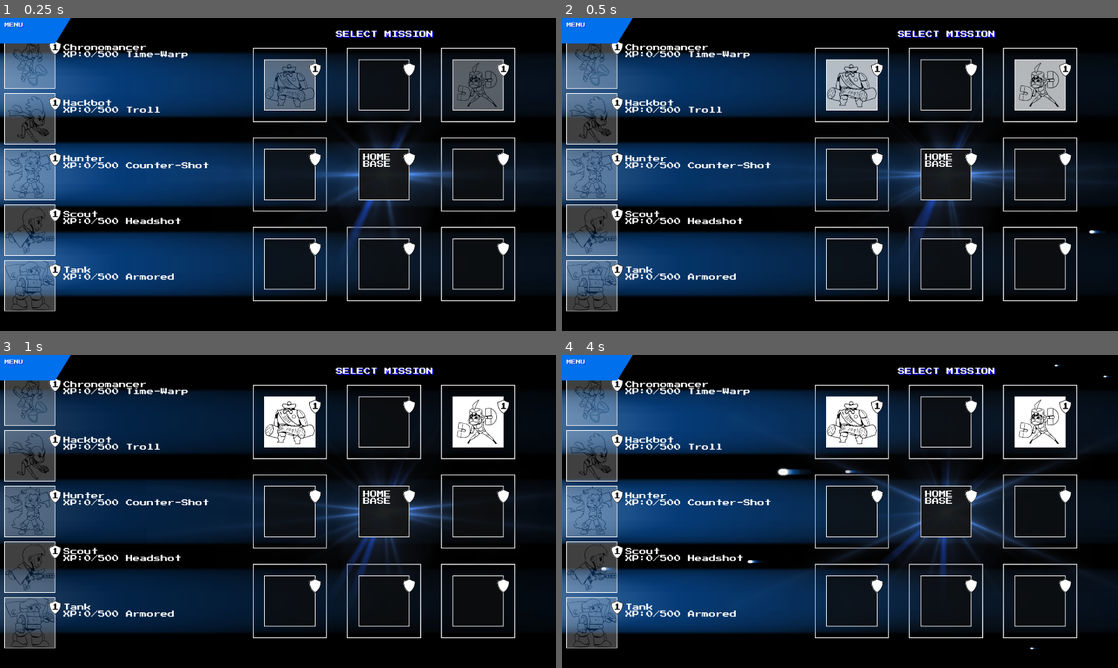
Above: before the commit, frames 1-4 (two rows, left to right).
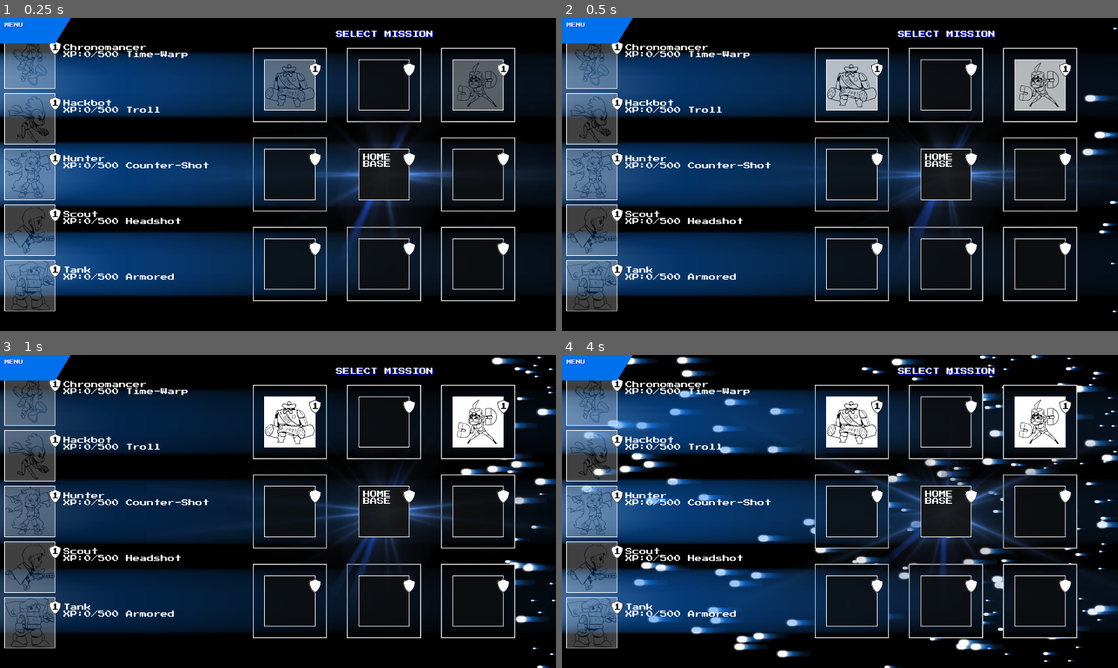
Above: after the commit, the same moments.

Repository: sveinjo/robot-rumble
Game: Godot game, scene res://scenes/fight_room.tscn
Same seed, same stepped clock (60 frames per second), same inputs: the game is played once before the commit and once after it. This scene is started directly instead of the project's main scene. Sound files missing from this copy of the repository are replaced by a short silence.
Inputs (mouse positions are in pixels of both pictures, inside the frame that each line leads up to):
- Up to frame 1 (0.25 s): no input
- Up to frame 2 (0.5 s): no input
- Up to frame 3 (1 s): tap Enter at 0.5 s; move the mouse to (250, 574) at 0.52 s; hold W from 0.53 s (still down); tap Delete at 0.6 s; click (250, 574) at 0.67 s
- Up to frame 4 (4 s): move the mouse to (1006, 558) at 1.27 s; tap Q at 1.35 s; move the mouse to (673, 464) at 2.02 s; release W at 2.03 s; hold E 2.03-2.78 s; hold A 2.03-3.53 s; move the mouse to (867, 511) at 2.77 s; tap Delete at 2.85 s; click (867, 511) at 2.92 s; move the mouse to (756, 433) at 3.52 s; hold S from 3.53 s (still down); hold Q from 3.53 s (still down)

Frame 1 is identical in both runs. In frame 2, 0.4% of the frame differs, in the area x 93-100%, y 2-95%; in frame 3, 1.3%; in frame 4, 6.6%, in the area x 3-100%, y 0-100%.
Error before the commit: Out of bounds get index '0' (on base: 'Array[int]') (res://scripts/fight_room.gd:138)
Error after the commit: Out of bounds get index '0' (on base: 'Array[int]') (res://scripts/fight_room.gd:149)

Commit message:
Tweaked stars for fight screen.

Diff:
--- a/diagame/scenes/fight_room.tscn
+++ b/diagame/scenes/fight_room.tscn
@@ -6,7 +6,10 @@
 [node name="FightRoom" type="Node2D"]
 script = ExtResource("1_script")
 
-[node name="Background" type="Sprite2D" parent="."]
+[node name="BackgroundLayer" type="CanvasLayer" parent="."]
+layer = -10
+
+[node name="Background" type="Sprite2D" parent="BackgroundLayer"]
 position = Vector2(960, 540)
 texture = ExtResource("2_bg")
 centered = true
--- a/diagame/scenes/particle_star1.tscn
+++ b/diagame/scenes/particle_star1.tscn
@@ -7,4 +7,4 @@
 z_index = -100
 texture = ExtResource("1")
 script = ExtResource("2")
-speed_multiplier = 6
+speed_multiplier = 4
--- a/diagame/scenes/particle_star2.tscn
+++ b/diagame/scenes/particle_star2.tscn
@@ -7,4 +7,4 @@
 z_index = -100
 texture = ExtResource("1")
 script = ExtResource("2")
-speed_multiplier = 4
+speed_multiplier = 2
--- a/diagame/scenes/particle_star3.tscn
+++ b/diagame/scenes/particle_star3.tscn
@@ -7,4 +7,4 @@
 z_index = -100
 texture = ExtResource("1")
 script = ExtResource("2")
-speed_multiplier = 2
+speed_multiplier = 1
--- a/diagame/scripts/fight_room.gd
+++ b/diagame/scripts/fight_room.gd
@@ -4,19 +4,24 @@
 const CARD_SIZE := Vector2(176, 176)
 const LEFT_X: Array[int] = [0, 730, 506, 282]
 const RIGHT_X: Array[int] = [0, 1014, 1238, 1462]
+const COMBAT_CENTER_SHIFT := 88.0
 const FIGHT_Y := 452.0
 const REWARD_Y := 652.0
 const RETURN_BUTTON_POS := Vector2(1563, 761)
-const RETURN_BUTTON_SIZE := Vector2(176, 88)
+const RETURN_BUTTON_SIZE := CARD_SIZE
 const TITLE_POS := Vector2(1160, 44)
 const START_DELAY := 40.0 / 60.0
 const IMPACT_DELAY := 20.0 / 60.0
 const CHAIN_DELAY := 60.0 / 60.0
-const VICTORY_POST_DELAY := 80.0 / 60.0
+const GROUP_FADE_DELAY := 20.0 / 60.0
+const VICTORY_POST_DELAY := 60.0 / 60.0
+
+@export var show_star_debug_counts: bool = true
 
 var arcade_font: Font
 var frame_texture: Texture2D
 var flare_texture: Texture2D
+var next_button_texture: Texture2D
 var hero_textures: Dictionary = {}
 var enemy_textures: Dictionary = {}
 
@@ -42,6 +47,8 @@
 var pending_hit: bool = false
 var pending_attack_from_left: bool = true
 var pending_target_index: int = -1
+var motion_step_accumulator: float = 0.0
+var group_fade_timer: float = 0.0
 
 func _ready():
 	randomize()
@@ -49,10 +56,12 @@
 	arcade_font = Global.arcade_font if Global.arcade_font else load("res://assets/fonts/PressStart2P-Regular.ttf")
 	frame_texture = load("res://assets/sprites/Frame_0.png")
 	flare_texture = load("res://assets/sprites/Flare.png")
+	next_button_texture = load("res://assets/sprites/Next_0.png")
 
 	_load_mission_state()
 	_build_fighter_lines()
 	_setup_ambient_fx()
+	Global.set_starfield_spawn_interval(1.0 / 60.0)
 	_update_layout_to_viewport()
 
 	# Match GM flow: determine win/loss right after entering fight room.
@@ -69,6 +78,7 @@
 	hit_timer = 0.0
 	post_victory_timer = 0.0
 	pending_hit = false
+	group_fade_timer = 0.0
 	battle_started = true
 	queue_redraw()
 
@@ -122,14 +132,15 @@
 			hero_textures[hero_id] = load(str(hero.get("texture_path", "")))
 		left_fighters.append({
 			"hero_id": hero_id,
-			"base": Vector2(LEFT_X[i + 1], FIGHT_Y),
-			"pos": Vector2(LEFT_X[i + 1], FIGHT_Y),
+			"base": Vector2(LEFT_X[i + 1] + COMBAT_CENTER_SHIFT, FIGHT_Y),
+			"pos": Vector2(LEFT_X[i + 1] + COMBAT_CENTER_SHIFT, FIGHT_Y),
 			"alpha": 1.0,
 			"fade": false,
 			"jump": false,
-			"jump_t": 0.0,
-			"dash_t": 0.0,
-			"dashing": false,
+			"hspd": 0.0,
+			"vspd": 0.0,
+			"is_attacking": false,
+			"attack_dir": 1,
 			"visible": true,
 			"tex": hero_textures.get(hero_id, null)
 		})
@@ -144,30 +155,20 @@
 			enemy_textures[enemy_id] = load(str(enemy.get("texture_path", "")))
 		right_fighters.append({
 			"enemy_id": enemy_id,
-			"base": Vector2(RIGHT_X[i + 1], FIGHT_Y),
-			"pos": Vector2(RIGHT_X[i + 1], FIGHT_Y),
+			"base": Vector2(RIGHT_X[i + 1] + COMBAT_CENTER_SHIFT, FIGHT_Y),
+			"pos": Vector2(RIGHT_X[i + 1] + COMBAT_CENTER_SHIFT, FIGHT_Y),
 			"alpha": 1.0,
 			"fade": false,
-			"dash_t": 0.0,
-			"dashing": false,
+			"hspd": 0.0,
+			"is_attacking": false,
+			"attack_dir": -1,
 			"visible": true,
 			"tex": enemy_textures.get(enemy_id, null)
 		})
 
 func _setup_ambient_fx():
-	var marker := Sprite2D.new()
-	marker.position = Vector2(1651, 849)
-	marker.texture = flare_texture
-	marker.script = load("res://scripts/marker.gd")
-	marker.z_index = 20
-	add_child(marker)
-
-	var marker2 := Sprite2D.new()
-	marker2.position = Vector2(1651, 849)
-	marker2.texture = flare_texture
-	marker2.script = load("res://scripts/marker2.gd")
-	marker2.z_index = 20
-	add_child(marker2)
+	# GameMaker fight room had marker spawns commented out; keep this screen clean.
+	pass
 
 func _update_layout_to_viewport():
 	var viewport_size: Vector2 = get_viewport_rect().size
@@ -184,58 +185,89 @@
 
 func _update_starfield_state(_delta: float):
 	# Keep fight-room acceleration effect while shared manager handles actual spawning.
-	Global.star_speed = min(14.0, Global.star_speed * 1.003)
-	Global.star_size = min(10.0, Global.star_size * 1.003)
+	if Global.star_speed < 14.0:
+		Global.star_speed = min(14.0, Global.star_speed * 1.03)
+		Global.star_size = min(10.0, Global.star_size * 1.03)
 
 func _update_fighter_motion(delta: float):
+	motion_step_accumulator += delta * 60.0
+	var steps_to_run := mini(int(motion_step_accumulator), 8)
+	if steps_to_run <= 0:
+		return
+	motion_step_accumulator -= float(steps_to_run)
+
+	for _step in range(steps_to_run):
+		_simulate_fighter_motion_step()
+
+func _simulate_fighter_motion_step():
 	for i in range(left_fighters.size()):
 		var f: Dictionary = left_fighters[i]
-		if bool(f.get("dashing", false)):
-			var t: float = float(f.get("dash_t", 0.0)) + (delta * 4.0)
-			if t >= 1.0:
-				t = 0.0
-				f["dashing"] = false
-				f["pos"] = f["base"]
-			else:
-				var base: Vector2 = f["base"]
-				var peak: Vector2 = base + Vector2(120.0, 0.0)
-				if t < 0.5:
-					f["pos"] = base.lerp(peak, t * 2.0)
-				else:
-					f["pos"] = peak.lerp(base, (t - 0.5) * 2.0)
-			f["dash_t"] = t
+		if bool(f.get("is_attacking", false)):
+			_simulate_horizontal_bump(f)
 		if bool(f.get("jump", false)):
-			var jt: float = float(f.get("jump_t", 0.0)) + (delta * 2.8)
-			var b: Vector2 = f["base"]
-			f["pos"] = b + Vector2(0.0, -abs(sin(jt * PI * 2.0)) * 28.0)
-			f["jump_t"] = jt
+			_simulate_vertical_jump(f)
 		if bool(f.get("fade", false)):
-			f["alpha"] = max(0.0, float(f.get("alpha", 1.0)) - (delta * 1.5))
+			f["alpha"] = max(0.0, float(f.get("alpha", 1.0)) - 0.025)
 			if float(f["alpha"]) <= 0.0:
 				f["visible"] = false
 		left_fighters[i] = f
 
 	for i in range(right_fighters.size()):
 		var f2: Dictionary = right_fighters[i]
-		if bool(f2.get("dashing", false)):
-			var t2: float = float(f2.get("dash_t", 0.0)) + (delta * 4.0)
-			if t2 >= 1.0:
-				t2 = 0.0
-				f2["dashing"] = false
-				f2["pos"] = f2["base"]
-			else:
-				var b2: Vector2 = f2["base"]
-				var peak2: Vector2 = b2 + Vector2(-120.0, 0.0)
-				if t2 < 0.5:
-					f2["pos"] = b2.lerp(peak2, t2 * 2.0)
-				else:
-					f2["pos"] = peak2.lerp(b2, (t2 - 0.5) * 2.0)
-			f2["dash_t"] = t2
+		if bool(f2.get("is_attacking", false)):
+			_simulate_horizontal_bump(f2)
 		if bool(f2.get("fade", false)):
-			f2["alpha"] = max(0.0, float(f2.get("alpha", 1.0)) - (delta * 1.5))
+			f2["alpha"] = max(0.0, float(f2.get("alpha", 1.0)) - 0.025)
 			if float(f2["alpha"]) <= 0.0:
 				f2["visible"] = false
 		right_fighters[i] = f2
+
+func _simulate_horizontal_bump(f: Dictionary):
+	var pos: Vector2 = f["pos"]
+	var base: Vector2 = f["base"]
+	var hspd: float = float(f.get("hspd", 0.0))
+	var attack_dir: int = int(f.get("attack_dir", 1))
+
+	if not is_equal_approx(pos.x, base.x):
+		hspd += -1.7
+
+	for _px in range(int(abs(hspd))):
+		if attack_dir > 0:
+			if is_equal_approx(pos.x, base.x - 1.0):
+				break
+			pos.x += signf(hspd)
+		else:
+			if is_equal_approx(pos.x, base.x + 1.0):
+				break
+			pos.x -= signf(hspd)
+
+	f["hspd"] = hspd
+	f["pos"] = pos
+
+	if absf(pos.x - base.x) <= 1.0 and hspd <= 0.0:
+		f["pos"] = base
+		f["hspd"] = 0.0
+		f["is_attacking"] = false
+
+func _simulate_vertical_jump(f: Dictionary):
+	var pos: Vector2 = f["pos"]
+	var base: Vector2 = f["base"]
+	var vspd: float = float(f.get("vspd", 0.0))
+
+	if not is_equal_approx(pos.y, base.y):
+		vspd += 0.5
+	else:
+		vspd = -10.0
+
+	for _py in range(int(abs(vspd))):
+		if is_equal_approx(pos.y, base.y + 1.0):
+			vspd = 0.0
+			pos.y = base.y
+			break
+		pos.y += signf(vspd)
+
+	f["vspd"] = vspd
+	f["pos"] = pos
 
 func _update_battle_timeline(delta: float):
 	if not battle_started or battle_finished:
@@ -260,6 +292,20 @@
 		pending_hit = false
 		return
 
+	if group_fade_timer > 0.0:
+		group_fade_timer -= delta
+		if group_fade_timer <= 0.0:
+			for i in range(right_fighters.size()):
+				var target: Dictionary = right_fighters[i]
+				if bool(target.get("visible", true)):
+					target["fade"] = true
+					right_fighters[i] = target
+			enemies_left = 0
+			return_visible = true
+			battle_finished = true
+			post_victory_timer = VICTORY_POST_DELAY
+		return
+
 	action_timer -= delta
 	if action_timer > 0.0:
 		return
@@ -274,8 +320,9 @@
 	if strike_index < left_fighters.size() and strike_index < right_fighters.size():
 		var attacker: Dictionary = left_fighters[strike_index]
 		if bool(attacker.get("visible", true)):
-			attacker["dashing"] = true
-			attacker["dash_t"] = 0.0
+			attacker["is_attacking"] = true
+			attacker["hspd"] = 20.0
+			attacker["attack_dir"] = 1
 			left_fighters[strike_index] = attacker
 		pending_hit = true
 		hit_timer = IMPACT_DELAY
@@ -284,12 +331,10 @@
 		return
 
 	if enemies_left > 0:
-		for i in range(right_fighters.size()):
-			var target: Dictionary = right_fighters[i]
-			if bool(target.get("visible", true)):
-				target["fade"] = true
-				right_fighters[i] = target
-		enemies_left = 0
+		# GameMaker alarm[9] branch: delayed group fade after final strike.
+		group_fade_timer = GROUP_FADE_DELAY
+		return
+
 	return_visible = true
 	battle_finished = true
 	post_victory_timer = VICTORY_POST_DELAY
@@ -300,8 +345,9 @@
 	if strike_index < right_fighters.size() and strike_index < left_fighters.size():
 		var attacker: Dictionary = right_fighters[strike_index]
 		if bool(attacker.get("visible", true)):
-			attacker["dashing"] = true
-			attacker["dash_t"] = 0.0
+			attacker["is_attacking"] = true
+			attacker["hspd"] = 20.0
+			attacker["attack_dir"] = -1
 			right_fighters[strike_index] = attacker
 		pending_hit = true
 		hit_timer = IMPACT_DELAY
@@ -390,6 +436,7 @@
 	_draw_lines()
 	_draw_return_button()
 	_draw_result_banner()
+	_draw_star_debug_counts()
 
 func _draw_title():
 	if arcade_font == null:
@@ -412,11 +459,10 @@
 			draw_texture_rect(frame_texture, rect, false, Color(1, 1, 1, float(f.get("alpha", 1.0))))
 
 		if reward_visible:
-			var reward_rect := Rect2(Vector2(LEFT_X[i + 1] - CARD_SIZE.x * 0.5, REWARD_Y - CARD_SIZE.y * 0.5), CARD_SIZE)
-			draw_rect(reward_rect, Color(0.08, 0.08, 0.08, 0.85), true)
-			if frame_texture != null:
-				draw_texture_rect(frame_texture, reward_rect, false)
-			draw_string(arcade_font, reward_rect.position + Vector2(12, 96), "%d XP" % xp_reward, HORIZONTAL_ALIGNMENT_LEFT, 140, 18, Color.WHITE)
+			var reward_anchor := Vector2(LEFT_X[i + 1] + COMBAT_CENTER_SHIFT - (CARD_SIZE.x * 0.5), REWARD_Y)
+			var reward_text := "%d XP" % xp_reward
+			draw_string(arcade_font, reward_anchor + Vector2(13, 37), reward_text, HORIZONTAL_ALIGNMENT_LEFT, 176, 24, Color(0, 0, 1))
+			draw_string(arcade_font, reward_anchor + Vector2(10, 34), reward_text, HORIZONTAL_ALIGNMENT_LEFT, 176, 24, Color.WHITE)
 
 	for i2 in range(right_fighters.size()):
 		var e: Dictionary = right_fighters[i2]
@@ -435,10 +481,12 @@
 	if arcade_font == null:
 		return
 	var r := _get_return_button_rect()
-	var bg := Color(0.2, 0.6, 0.25, 0.95) if return_visible else Color(0.2, 0.2, 0.2, 0.6)
-	draw_rect(r, bg, true)
-	draw_rect(r, Color.WHITE, false, 2.0)
-	draw_string(arcade_font, r.position + Vector2(34, 52), "RETURN", HORIZONTAL_ALIGNMENT_LEFT, 130, 18, Color.WHITE)
+	var tint := Color(1, 1, 1, 1.0 if return_visible else 0.65)
+	if next_button_texture != null:
+		draw_texture_rect(next_button_texture, r, false, tint)
+	else:
+		draw_rect(r, Color.WHITE, false, 2.0)
+	draw_string(arcade_font, r.position + Vector2(26, 104), "RETURN", HORIZONTAL_ALIGNMENT_LEFT, 150, 22, Color.WHITE)
 
 func _draw_result_banner():
 	if arcade_font == null:
@@ -453,3 +501,31 @@
 
 func _get_return_button_rect() -> Rect2:
 	return Rect2(RETURN_BUTTON_POS, RETURN_BUTTON_SIZE)
+
+func _draw_star_debug_counts():
+	if not show_star_debug_counts:
+		return
+	if arcade_font == null:
+		return
+	if not Global.has_node("/root/StarfieldManager"):
+		return
+
+	var manager: Node = Global.get_node("/root/StarfieldManager")
+	if not manager.has_method("get_star_type_counts"):
+		return
+
+	var counts: Dictionary = manager.call("get_star_type_counts")
+	var fast: int = int(counts.get("fast", 0))
+	var mid: int = int(counts.get("mid", 0))
+	var slow: int = int(counts.get("slow", 0))
+	var total: int = maxi(1, int(counts.get("total", 0)))
+
+	var info: String = "Stars F/M/S: %d/%d/%d  Ratio: %.2f:%.2f:%.2f" % [
+		fast,
+		mid,
+		slow,
+		float(fast) / total,
+		float(mid) / total,
+		float(slow) / total
+	]
+	draw_string(arcade_font, Vector2(32, 104), info, HORIZONTAL_ALIGNMENT_LEFT, 1200, 16, Color(0.85, 0.95, 1.0, 0.9))
--- a/diagame/scripts/particle_star.gd
+++ b/diagame/scripts/particle_star.gd
@@ -4,9 +4,12 @@
 # Speed multiplier for parallax effect - set per star type
 var speed_multiplier: int = 4
 
+const FIGHT_STAR1_PATH := "res://assets/sprites/Star1d_0.png"
+const FIGHT_STAR2_PATH := "res://assets/sprites/Star2d_0.png"
+const FIGHT_STAR3_PATH := "res://assets/sprites/Star3d_0.png"
+
 func _ready():
-	# Set initial horizontal speed (moving left)
-	var hspeed = -Global.star_speed * speed_multiplier
+	_apply_fight_room_texture_variant()
 	# Match GameMaker: starSize only affects horizontal scale (image_xscale).
 	scale = Vector2(Global.star_size, scale.y)
 
@@ -21,3 +24,23 @@
 	# Destroy when off-screen
 	if position.x <= texture.get_width() if texture else 0:
 		queue_free()
+
+func _apply_fight_room_texture_variant():
+	var current_scene := get_tree().current_scene
+	if current_scene == null:
+		return
+	if not String(current_scene.scene_file_path).ends_with("fight_room.tscn"):
+		return
+
+	var replacement_path := ""
+	if speed_multiplier >= 4:
+		replacement_path = FIGHT_STAR1_PATH
+	elif speed_multiplier >= 2:
+		replacement_path = FIGHT_STAR2_PATH
+	else:
+		replacement_path = FIGHT_STAR3_PATH
+
+	if ResourceLoader.exists(replacement_path):
+		var replacement: Texture2D = load(replacement_path)
+		if replacement != null:
+			texture = replacement
--- a/diagame/scripts/starfield_manager.gd
+++ b/diagame/scripts/starfield_manager.gd
@@ -11,15 +11,28 @@
 var particle_star3_scene = preload("res://scenes/particle_star3.tscn")
 
 var container: Node2D
+var debug_sample_timer: float = 0.0
+var last_star_counts: Dictionary = {
+	"fast": 0,
+	"mid": 0,
+	"slow": 0,
+	"total": 0
+}
 
 func _ready():
-	layer = -50
+	layer = -1
 	container = Node2D.new()
 	container.name = "StarContainer"
 	add_child(container)
 	spawn_timer = spawn_interval
+	debug_sample_timer = 0.0
 
 func _process(delta: float):
+	debug_sample_timer -= delta
+	if debug_sample_timer <= 0.0:
+		last_star_counts = _count_star_types()
+		debug_sample_timer = 0.25
+
 	if not enabled:
 		return
 	spawn_timer -= delta
@@ -59,3 +72,29 @@
 	enabled = true
 	spawn_interval = DEFAULT_SPAWN_INTERVAL
 	spawn_timer = spawn_interval
+
+func get_star_type_counts() -> Dictionary:
+	return last_star_counts
+
+func _count_star_types() -> Dictionary:
+	var fast := 0
+	var mid := 0
+	var slow := 0
+
+	for child in container.get_children():
+		if not child.has_method("get"):
+			continue
+		var mult: int = int(child.get("speed_multiplier"))
+		if mult >= 4:
+			fast += 1
+		elif mult >= 2:
+			mid += 1
+		else:
+			slow += 1
+
+	return {
+		"fast": fast,
+		"mid": mid,
+		"slow": slow,
+		"total": fast + mid + slow
+	}
Binary file added: diagame/assets/sprites/Star1d_0.png
Not shown, added: diagame/assets/sprites/Star1d_0.png.import
Binary file added: diagame/assets/sprites/Star2d_0.png
Not shown, added: diagame/assets/sprites/Star2d_0.png.import
Binary file added: diagame/assets/sprites/Star3d_0.png
Not shown, added: diagame/assets/sprites/Star3d_0.png.import
